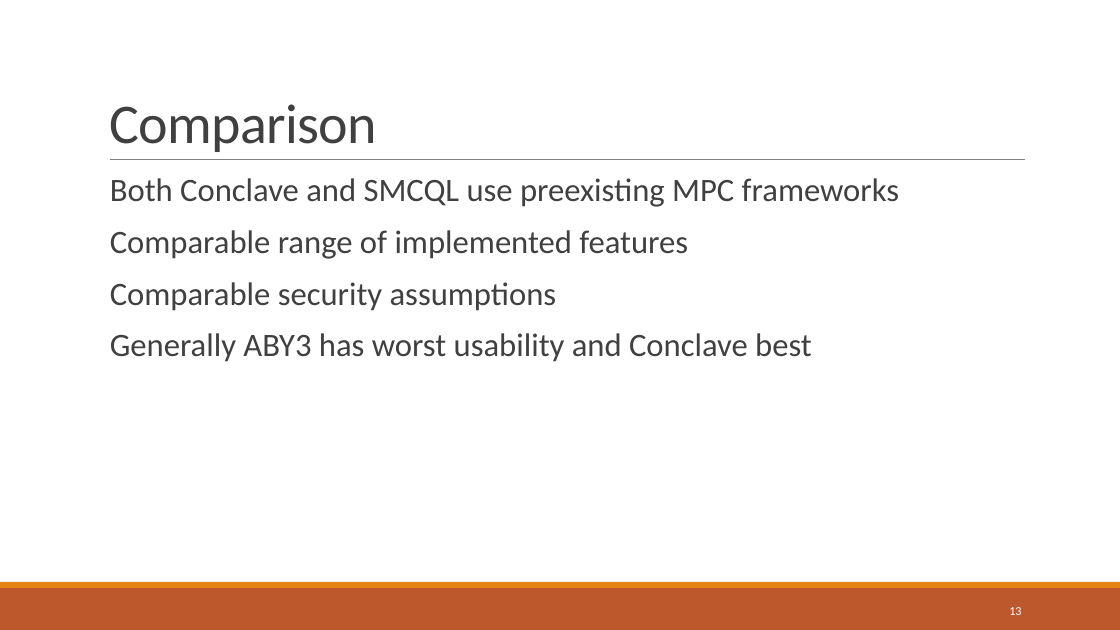
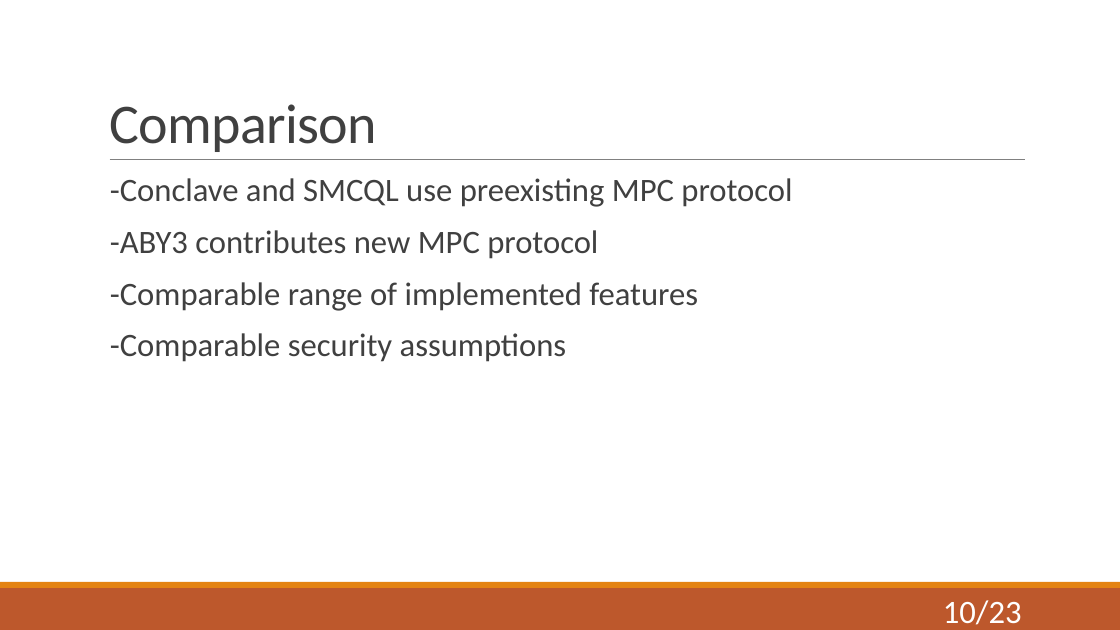
Before and after one commit to niklasUPB/thesis, a slide deck: slide 10 of thesis/Abschlussvortrag.pptx (slide 13 before the commit). Drawn at 1120x630 pixels with LibreOffice and Linux fonts; fonts in the diff are those of the drawing. Boxes give left, top, right and bottom in pixels: in the first picture for what was removed or moved away, otherwise in the second. Text is boxed around its words. In the diff, an @@ line names an element or a change of style, - is before the commit and + after.

```diff
--- a/thesis/Abschlussvortrag.pptx
+++ b/thesis/Abschlussvortrag.pptx
@@ text at [110, 178, 792, 362]: text changed @@
-  Both Conclave and SMCQL use preexisting MPC frameworks
-  Comparable range of implemented features
-  Comparable security assumptions
-  Generally ABY3 has worst usability and Conclave best
+  -Conclave and SMCQL use preexisting MPC protocol
+  -ABY3 contributes new MPC protocol
+  -Comparable range of implemented features
+  -Comparable security assumptions
@@ page number at [943, 600, 1022, 625]: text changed; size 10.5 to 28 pt @@
-13
+10/23
```
Also in this commit, not shown: 19 other slides changed, 2 slides added, 3 slides removed.
